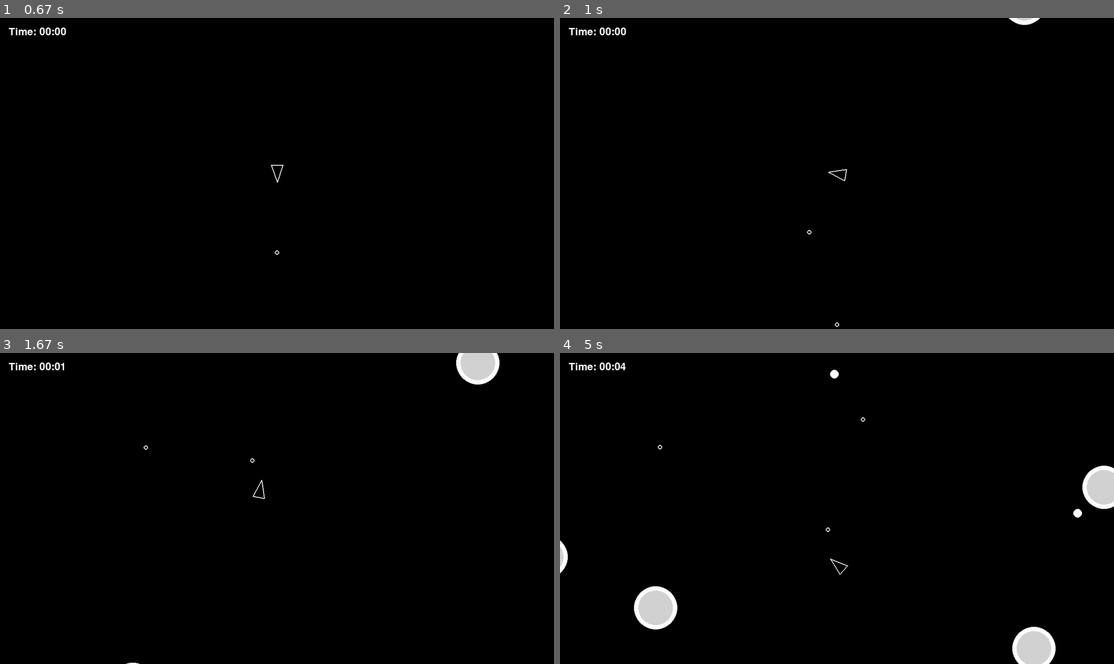
Above: before the commit, frames 1-4 (two rows, left to right).
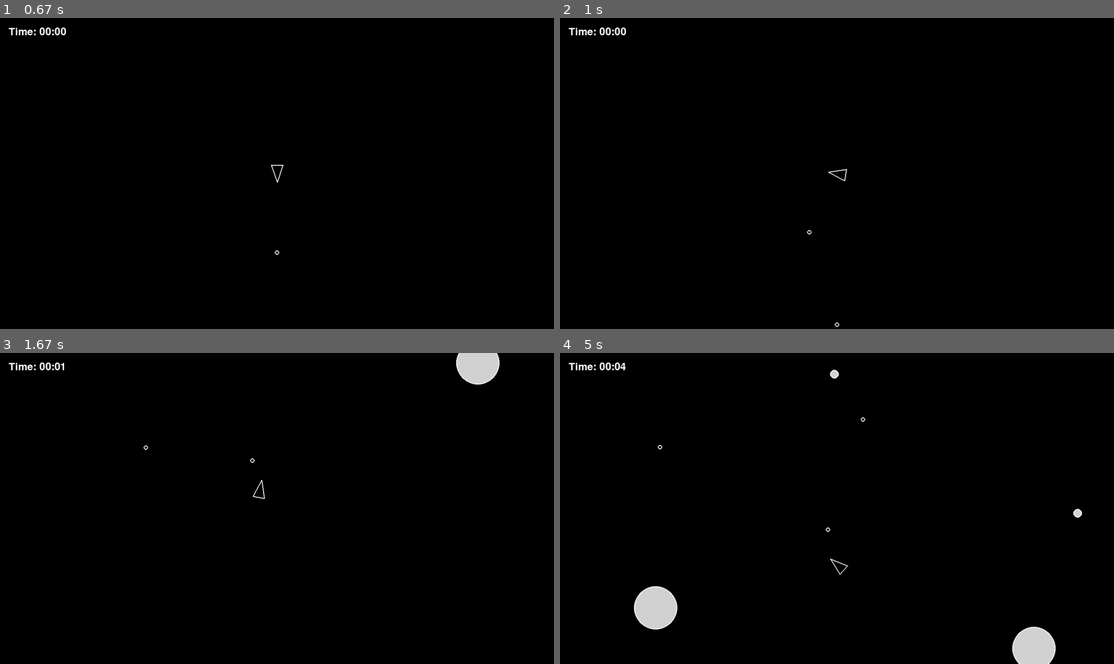
Above: after the commit, the same moments.

Repository: TobiasPartzsch/asteroids-game
Game: pygame game, started from main.py
Two runs of this game, one before a commit and one after it. Both use one fixed random seed, a clock stepped at 60 frames per second and the inputs below.
Inputs:
- Up to frame 1 (0.67 s): tap Space at 0.33 s
- Up to frame 2 (1 s): hold D from 0.67 s (still down); tap Space at 0.73 s
- Up to frame 3 (1.67 s): tap Space at 1.03, 1.23, 1.57 s; release D at 1.13 s; hold W 1.17-1.47 s; hold D from 1.5 s (still down)
- Up to frame 4 (5 s): tap Space at 1.87, 2.07, 2.37, 2.63, 2.97, 3.27, 3.4, 3.8, 4.1, 4.47, 4.87 s; release D at 1.97 s; hold A 2-2.53 s; hold S 2.57-2.87 s; hold A 2.9-3.3 s; hold W 3.33-3.7 s; hold D 3.73-4.37 s; hold S 4.4-4.77 s; hold A from 4.8 s (still down)

Frame 1 is identical in both runs. In frame 2, less than 0.1% of the frame differs, in the area x 81-87%, y 0-3%; in frame 3, 0.2%; in frame 4, 1.3%, in the area x 0-100%, y 5-100%.

Commit message:
implemented blinking on invulnerabilty

Diff:
--- a/asteroid_sprite.py
+++ b/asteroid_sprite.py
@@ -25,6 +25,14 @@
 
     def draw(self, screen: pygame.Surface) -> None:
         """Draw asteroids as a simple circle with a white border."""
+        if self.invulnerable_timer > 0:
+            on_cycles, off_cycles = asteroids.INVULNERABILITY_BLINK_PATTERN
+            total_cycle = on_cycles + off_cycles
+            blink_cycles = self.invulnerable_timer * asteroids.INVULNERABILITY_BLINKING_PER_SECOND
+            cycle_position = int(blink_cycles) % total_cycle
+            if cycle_position < off_cycles:  # In the "off" part of the cycle
+                return  # Don't draw this frame
+
         # Calculate border width based on invulnerability
         border_width = asteroids.BORDER_WIDTH_NORMAL * (
             1 + asteroids.BORDER_WIDTH_INVULNERABLE_MULTIPLIER * (self.invulnerable_timer > 0)
--- a/settings/asteroids.py
+++ b/settings/asteroids.py
@@ -9,7 +9,7 @@
 # Spawning
 SPAWN_RATE = 0.8
 SPAWN_RATE_INCREASE = 1
-SPAWN_INVUL_TIME_IN_SEC = 5.0
+SPAWN_INVUL_TIME_IN_SEC = 0.2
 
 # Splitting
 SPLIT_SPEEDUP = 1.2
@@ -25,4 +25,5 @@
 BORDER_WIDTH_INVULNERABLE_MULTIPLIER = 4
 BORDER_COLOR = 'white'
 FILL_COLOR = 'lightgray'
-INVULNERABILITY_BLINKING_PER_SECOND = 2
+INVULNERABILITY_BLINKING_PER_SECOND = 2.0
+INVULNERABILITY_BLINK_PATTERN = (1, 1)  # ratio between on (first) and off (second)
